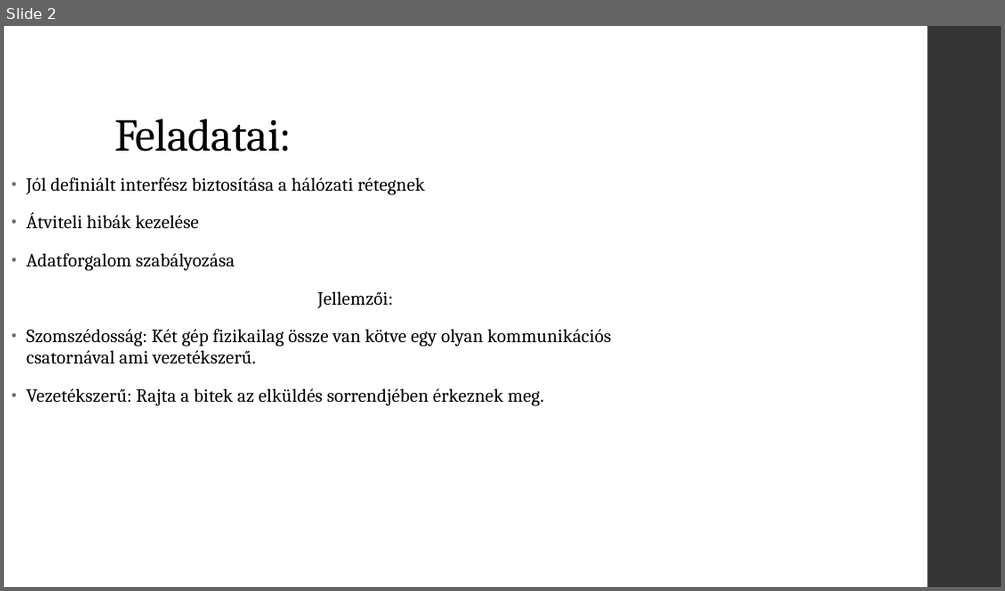
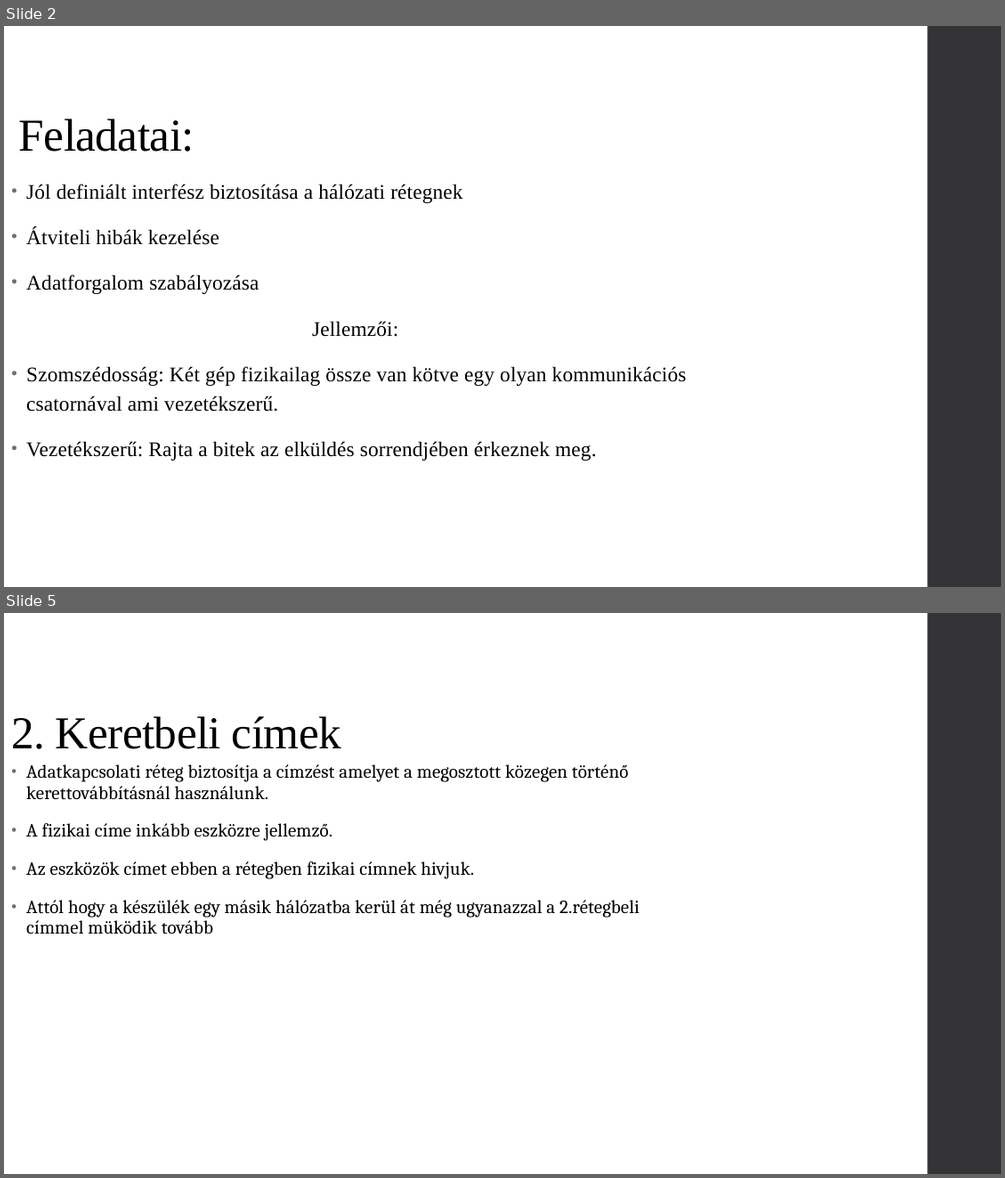
Before and after one commit to Feenc/sulishtml, a slide deck: cisco/cisco3.pptx. Shown one above the other, each under a label of ours: slide 2 before the commit, slides 2 and 5 after it; the slides between them are not shown. The pictures are 1005x591 and 1005x1178 pixels, drawn with LibreOffice and Linux fonts; fonts in the diff are those of the drawing. Boxes give left, top, right and bottom in pixels: in the first picture for what was removed or moved away, otherwise in the second. Text is boxed around its words. In the diff, an @@ line names an element or a change of style, - is before the commit and + after.

```diff
--- a/cisco/cisco3.pptx
+++ b/cisco/cisco3.pptx
@@ slide 5 added at (4, 613, 1001, 1174), background #FFFFFF; not listed: 1 template element that a slide beside it also shows @@
@@ title added at (11, 716, 341, 749), 44 pt, text #000000 @@
+2. Keretbeli címek
@@ text added at (26, 764, 639, 934), 18 pt, text #000000 @@
+• Adatkapcsolati réteg biztosítja a címzést amelyet a megosztott közegen történő kerettovábbításnál használunk.
+• A fizikai címe inkább eszközre jellemző.
+• Az eszközök címet ebben a rétegben fizikai címnek hivjuk.
+• Attól hogy a készülék egy másik hálózatba kerül át még ugyanazzal a 2.rétegbeli címmel müködik tovább
@@ slide 2 changed as well @@
@@ title "Feladatai:": place and size @@
-title "Feladatai:" at (114, 119, 291, 151)
+title "Feladatai:" at (19, 119, 194, 151)
@@ title "Feladatai:" at (19, 119, 194, 151): font Cambria to Times New Roman @@
@@ text "Jól definiált interfész biztosítása a ..." at (26, 184, 687, 460): size 18 to 20 pt, font Cambria to Times New Roman; line spacing 0.95 to 28pt @@
```
Also in this commit, not shown: 1 other slide changed, 3 other slides added, 1 slide removed, 5 other files.
